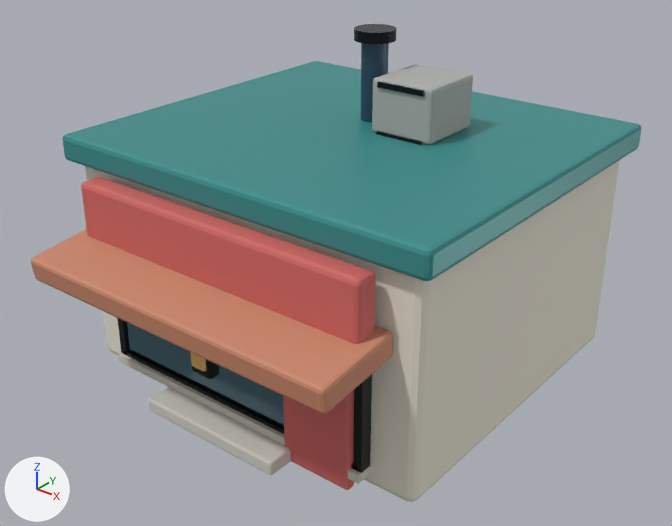
Before and after pictures for a commit that changed the glTF model assets/models/realistic/COM_LOW_1x1_001.glb.
Before and after are seen from a camera (50 mm lens) standing at (2.19, -2.88, 2.16) and looking at (0.07, -0.22, 0.51). Arrows for +X, +Y and +Z are at lower left; the lights stay in place. The first picture is the older version. Objects named as collision shapes, trigger or cutter boxes, shadow casters or lower levels of detail are left out. Where no turn or scale is listed for an object, it has been applied to the vertices. Vertices at exactly the same position are counted once.

The first picture shows 'COM_LOW_1x1_001_Visual'.
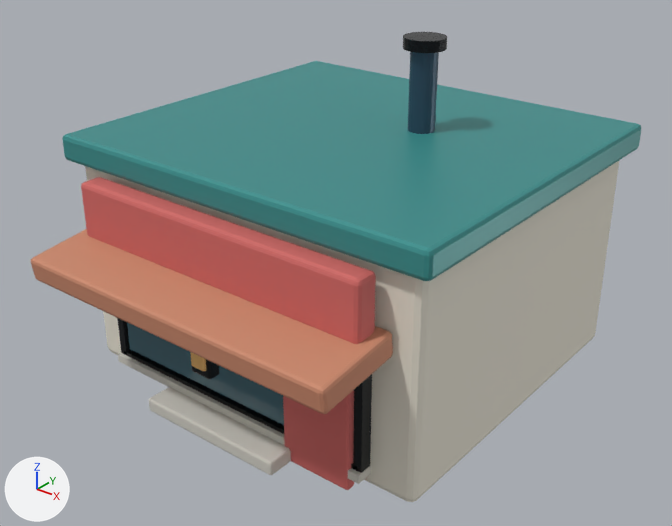
The edits, one by one:
me_cube is used by ob_com_low_1x1_001_visual; location (0.0, 0.0, 0.45).
me_cube had 808 vertices, 1540 faces and spanned x -0.88..0.88, y -1.1..0.79, z -0.45..0.93.
me_cube now has 640 vertices, 1216 faces and spans x -0.88..0.88, y -1.1..0.79, z -0.45..0.93.
me_cube part 1: the loose piece of 48 vertices spanning x -0.11..0.06, y 0.07..0.24, z 0.89..0.93 is moved by (0.24, 0.0, 0.0).
me_cube part 2: the loose piece of 48 vertices spanning x -0.08..0.03, y 0.1..0.21, z 0.56..0.9 is moved by (0.24, 0.0, 0.0).
me_cube part 3: the loose piece of 56 vertices spanning x 0.1..0.32, y -0.01..0.0, z 0.75..0.77 is deleted.
me_cube part 4: the loose piece of 56 vertices spanning x 0.07..0.35, y 0.0..0.3, z 0.56..0.78 is deleted.
me_cube part 5: the loose piece of 56 vertices spanning x 0.1..0.32, y -0.01..0.0, z 0.55..0.57 is deleted.
me_cube no longer uses material mat_focus_real_concrete (grey #adafac).

Pixel boxes (x1, y1, x2, y2) of what changed, in the pictures (672 x 526 px; the box of a moved part takes in the faces that stretch with it):
'COM_LOW_1x1_001_Visual', reshaped: before (31, 24, 641, 502); after (31, 32, 641, 502)
part 1 of me_cube, moved or reshaped: before (354, 24, 397, 44); after (403, 32, 447, 53)
part 2 of me_cube, moved or reshaped: before (360, 43, 389, 123); after (408, 52, 439, 134)
part 3 of me_cube, deleted: before (377, 81, 425, 97)
part 4 of me_cube, deleted: before (372, 64, 473, 145)
part 5 of me_cube, deleted: before (376, 131, 423, 145)
